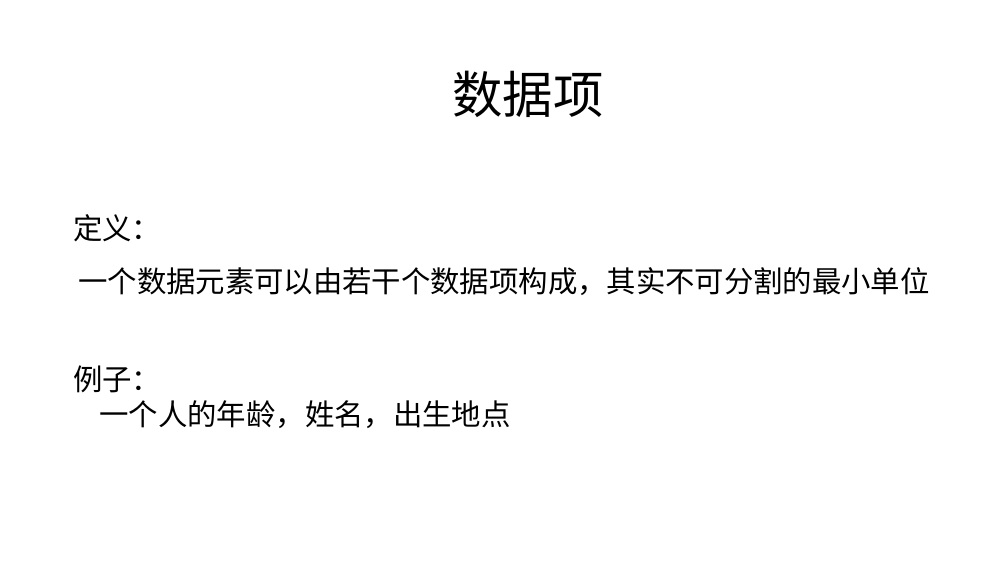
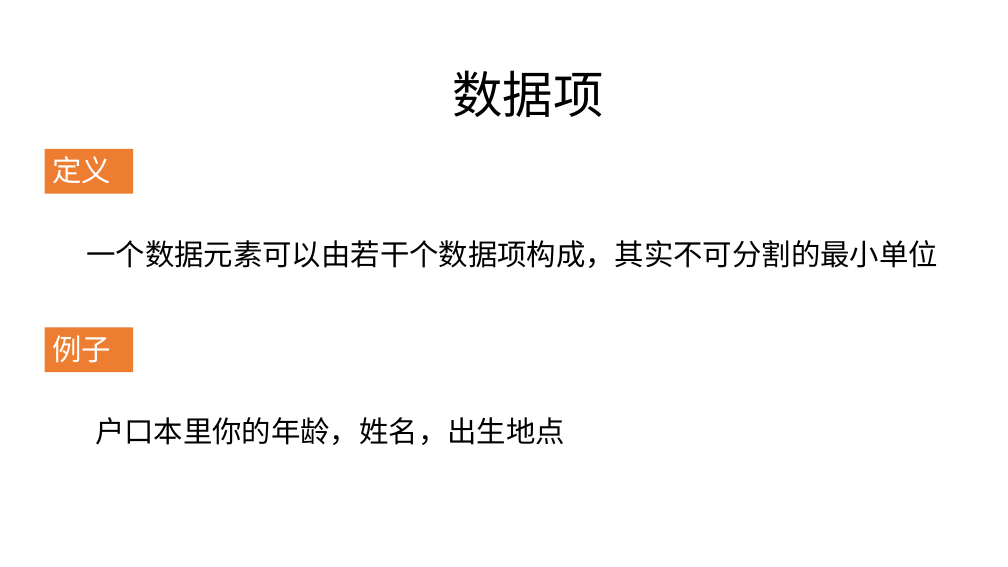
Before and after one commit to zjyesir/hmc_data_structure, a slide deck: slide 8 of 1绪论.pptx. Drawn at 1008x567 pixels with LibreOffice and Linux fonts; fonts in the diff are those of the drawing; background and template pictures are left out. Boxes give left, top, right and bottom in pixels: in the first picture for what was removed or moved away, otherwise in the second. Text is boxed around its words. In the diff, an @@ line names an element or a change of style, - is before the commit and + after.

Commit message:
1.绪论写完 2.改了一写结构布局，比如，定义和例子用橙色方块标注，并每张ppt里他们的位置都是一样的

```diff
--- a/1绪论.pptx
+++ b/1绪论.pptx
@@ rectangle added at [45, 149, 133, 194], fill #ED7D31, 28 pt, text #FFFFFF @@
+定义
@@ text at [73, 214, 161, 242]: paragraph removed @@
-定义：
@@ text "一个数据元素可以由若干个数据项构成，其实不可分割的最小单位": place and size @@
-text "一个数据元素可以由若干个数据项构成，其实不可分割的最小单位" at [73, 214, 929, 295]
+text "一个数据元素可以由若干个数据项构成，其实不可分割的最小单位" at [86, 240, 937, 268]
@@ text "一个数据元素可以由若干个数据项构成，其实不可分割的最小单位" at [86, 240, 937, 268]: alignment centre to left @@
@@ rectangle added at [45, 327, 133, 372], fill #ED7D31, 28 pt, text #FFFFFF @@
+例子
@@ text at [95, 417, 565, 445]: text changed @@
-例子：
-一个人的年龄，姓名，出生地点
+户口本里你的年龄，姓名，出生地点
```
Also in this commit, not shown: 10 other slides changed, 6 slides added, 4 slides removed, 3 other files.
